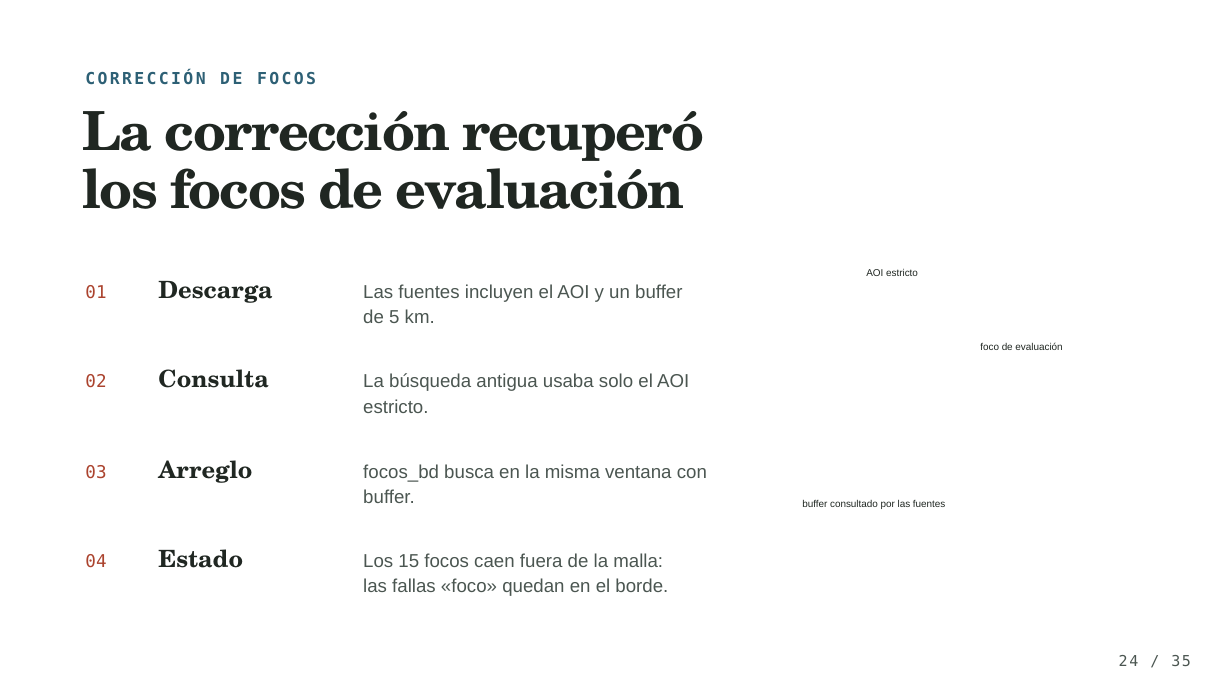
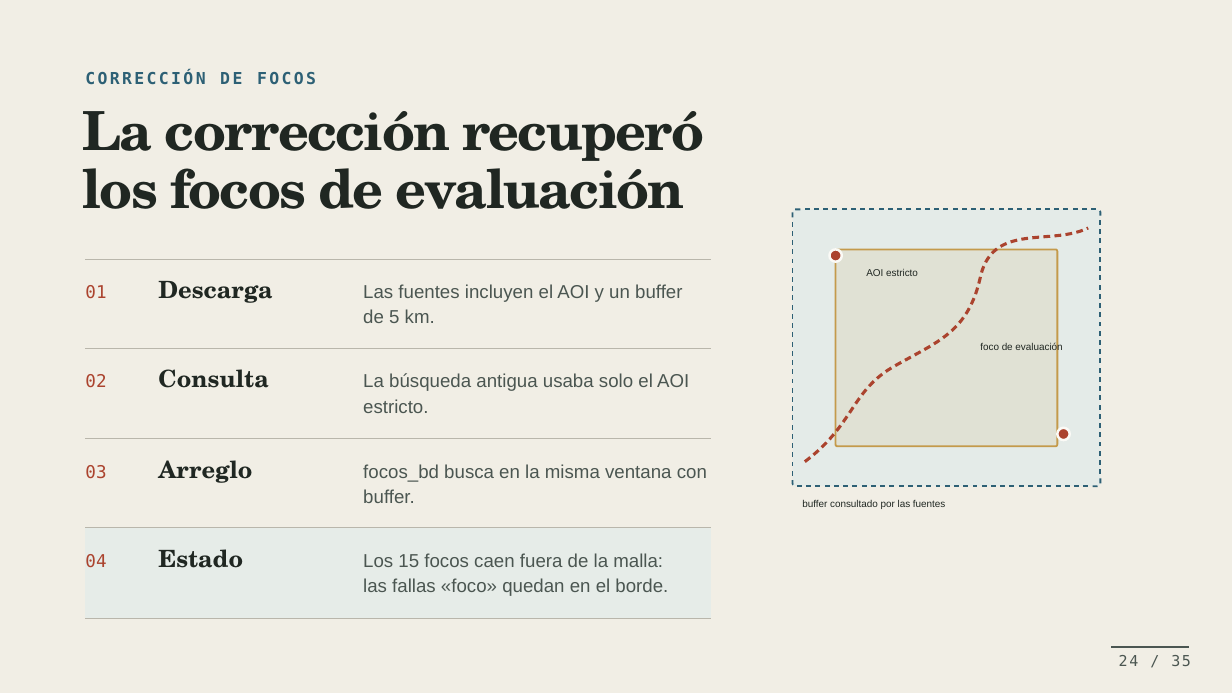
Before and after one commit to Aropoint/AlgoritmosRuteo, a slide deck: slide 24 of 05_T2/Cuando un tramo se bloquea.pptx. Drawn at 1232x693 pixels with LibreOffice and Linux fonts; fonts in the diff are those of the drawing; background and template pictures are left out. Boxes give left, top, right and bottom in pixels: in the first picture for what was removed or moved away, otherwise in the second. Text is boxed around its words. In the diff, an @@ line names an element or a change of style, - is before the commit and + after.

```diff
--- a/05_T2/Cuando un tramo se bloquea.pptx
+++ b/05_T2/Cuando un tramo se bloquea.pptx
@@ background picture (left out) to #F1EEE5 @@
@@ freeform shape added at (792,209,1100,487), fill #E4EBE8 @@
@@ freeform shape added at (792,208,1101,487), fill #2D6075 @@
@@ freeform shape added at (804,227,1089,463), fill #AB432E @@
@@ freeform shape added at (85,259,711,529), fill #B9B6AB @@
@@ freeform shape added at (829,249,1069,440), fill #AB432E, outline #FBFAF6 1.44 pt @@
@@ freeform shape added at (835,249,1057,446), fill #C49A4B at 12% opacity, outline #C49A4B 1.08 pt @@
@@ freeform shape added at (85,529,711,618), fill #E6ECE8 @@
@@ freeform shape added at (85,617,711,618), fill #B9B6AB @@
@@ freeform shape added at (1111,647,1189,648), fill #4B5651 @@
```
Also in this commit, not shown: 30 other slides changed, 12 other files.
